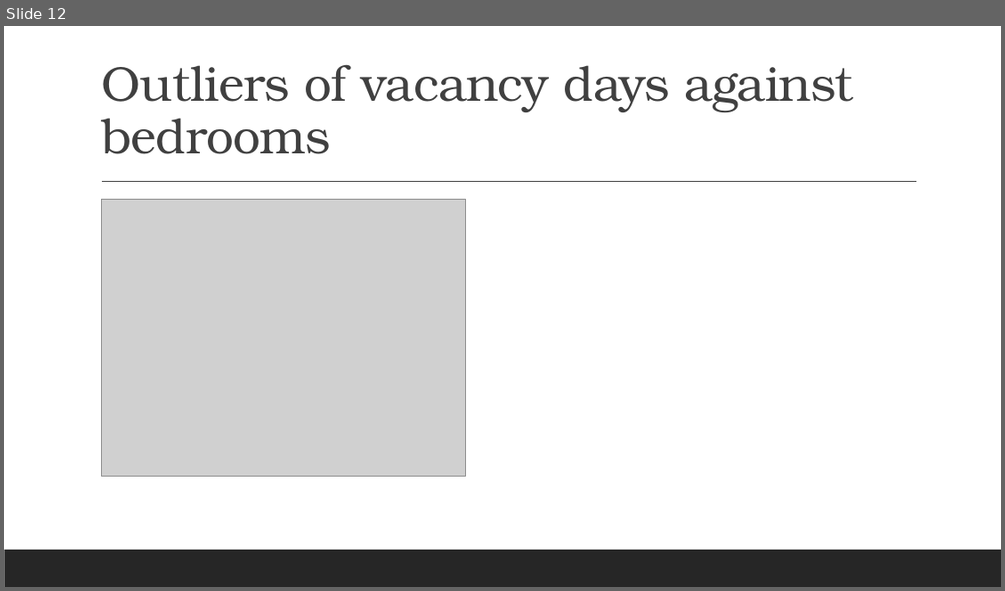
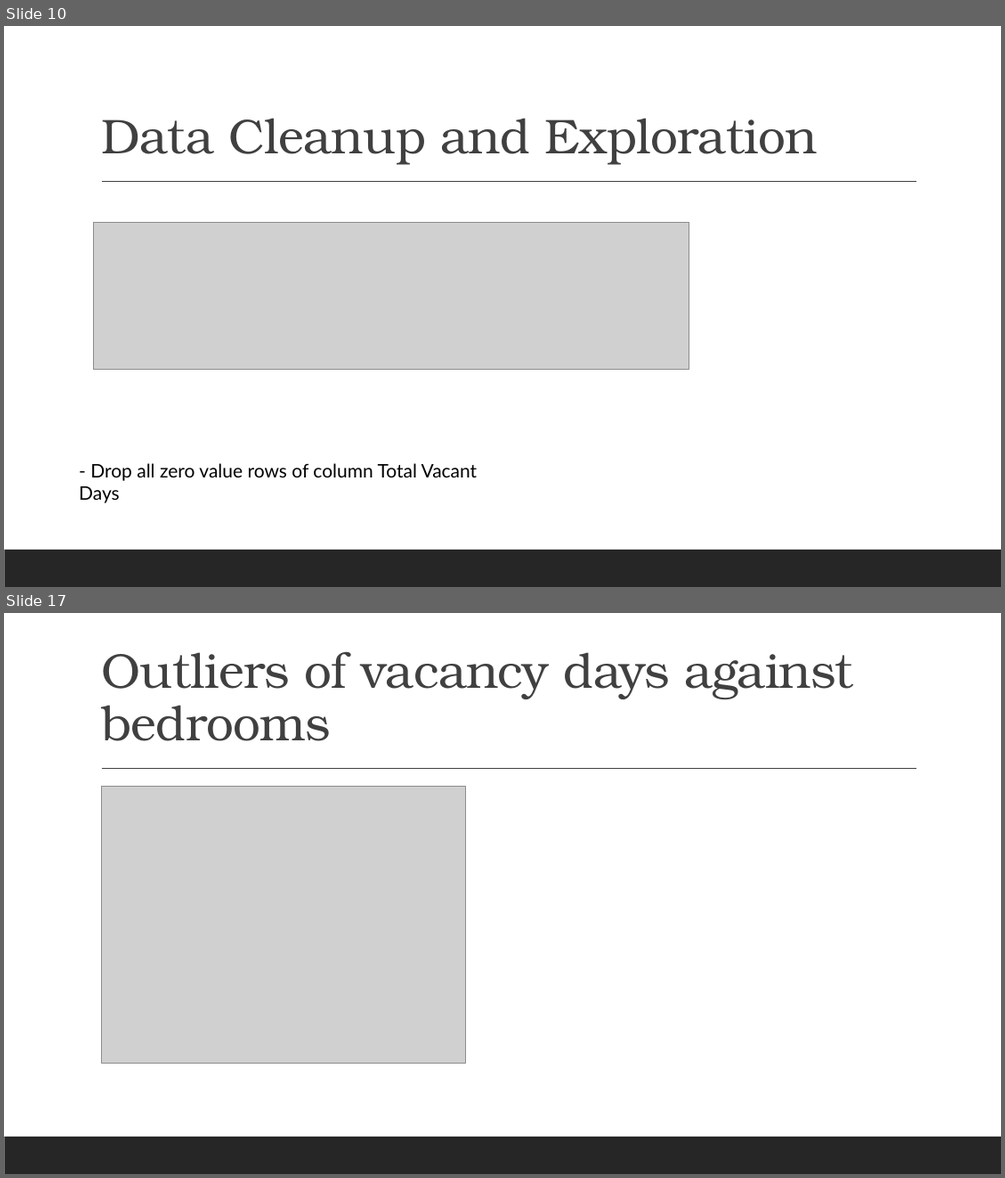
Before and after one commit to Anguyensfg/project-1, a slide deck: QLD Housing Vacancy.pptx. Shown one above the other, each under a label of ours: slide 12 before the commit, slides 10 and 17 after it; the slides between them are not shown. The pictures are 1005x591 and 1005x1178 pixels, drawn with LibreOffice and Linux fonts; fonts in the diff are those of the drawing; grey boxes stand for pictures. Boxes give left, top, right and bottom in pixels: in the first picture for what was removed or moved away, otherwise in the second. Text is boxed around its words. In the diff, an @@ line names an element or a change of style, - is before the commit and + after.

```diff
--- a/QLD Housing Vacancy.pptx
+++ b/QLD Housing Vacancy.pptx
@@ slide 10 added at <box>4,26,1001,587</box>, background #FFFFFF; not listed: 2 template elements that a slide beside it also shows @@
@@ title added at <box>101,118,817,165</box>, 47 pt, text #404040 @@
+Data Cleanup and Exploration
@@ picture added at <box>94,222,689,369</box> @@
@@ text added at <box>90,463,477,481</box>, 18 pt, text #000000 @@
+- Drop all zero value rows of column Total Vacant Days
@@ what was slide 12 is now slide 17 @@
```
Also in this commit, not shown: 8 slides changed, 8 other slides added, 1 slide removed, 1 other file.
